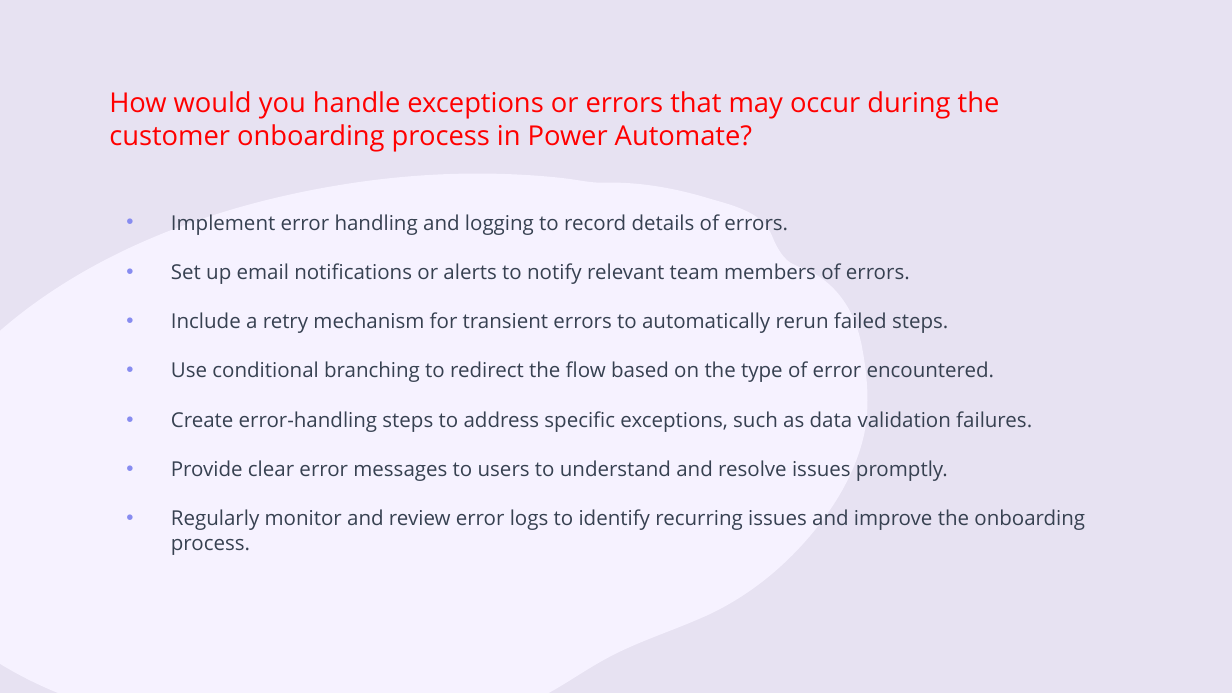
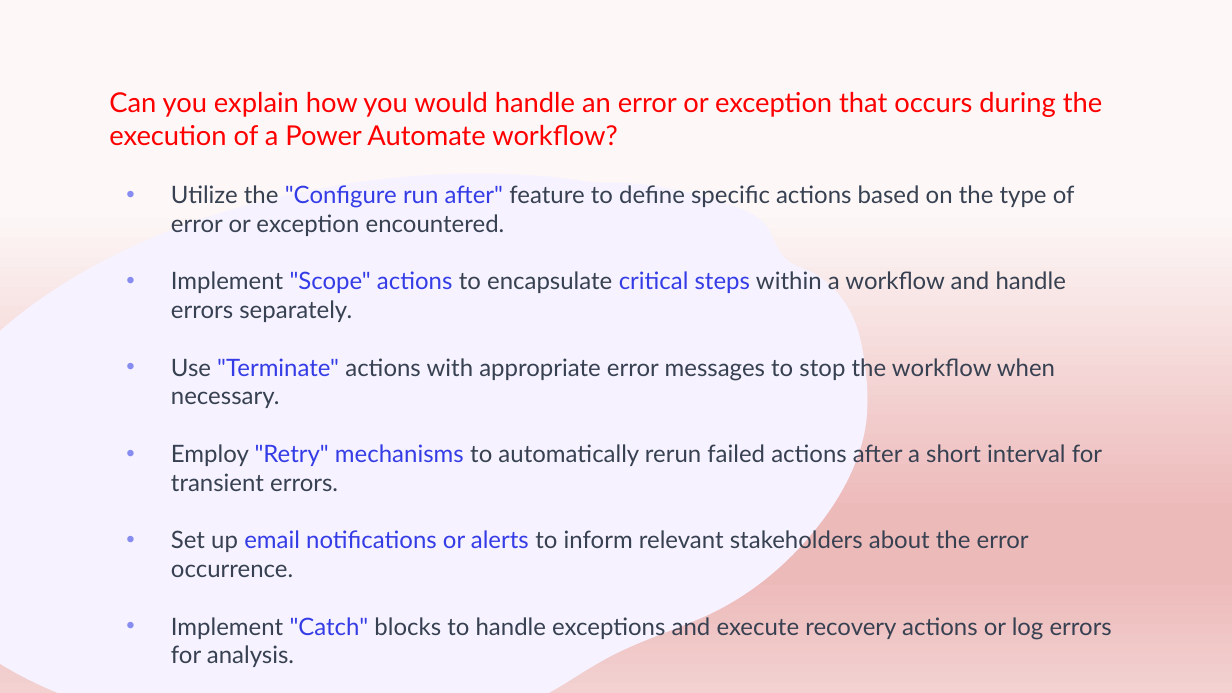
Before and after one commit to Sachinsatya/Data-Analytics-Content-and-Notes, a slide deck: slide 4 of Power Automate.pptx (slide 2 before the commit). Drawn at 1232x693 pixels with LibreOffice and Linux fonts; fonts in the diff are those of the drawing. Boxes give left, top, right and bottom in pixels: in the first picture for what was removed or moved away, otherwise in the second. Text is boxed around its words. In the diff, an @@ line names an element or a change of style, - is before the commit and + after.

```diff
--- a/Power Automate.pptx
+++ b/Power Automate.pptx
@@ background #E7E2F2 to gradient #FDF7F7 to #EDBABA to #F3D1D1 @@
@@ title at (109, 92, 1102, 146): text changed; font Open Sans to Lato @@
-How would you handle exceptions or errors that may occur during the customer onboarding process in Power Automate?
+Can you explain how you would handle an error or exception that occurs during the execution of a Power Automate workflow?
@@ text at (171, 185, 1112, 667): text changed; size 12 to 14 pt; font Open Sans to Lato @@
-• Implement error handling and logging to record details of errors.
-• Set up email notifications or alerts to notify relevant team members of errors.
-• Include a retry mechanism for transient errors to automatically rerun failed steps.
-• Use conditional branching to redirect the flow based on the type of error encountered.
-• Create error-handling steps to address specific exceptions, such as data validation failures.
-• Provide clear error messages to users to understand and resolve issues promptly.
-• Regularly monitor and review error logs to identify recurring issues and improve the onboarding process.
+• Utilize the "Configure run after" feature to define specific actions based on the type of error or exception encountered.
+• Implement "Scope" actions to encapsulate critical steps within a workflow and handle errors separately.
+• Use "Terminate" actions with appropriate error messages to stop the workflow when necessary.
+• Employ "Retry" mechanisms to automatically rerun failed actions after a short interval for transient errors.
+• Set up email notifications or alerts to inform relevant stakeholders about the error occurrence.
+• Implement "Catch" blocks to handle exceptions and execute recovery actions or log errors for analysis.
+• Regularly monitor and review error logs to identify recurring issues and optimize the workflow.
```
Also in this commit, not shown: 2 other slides changed, 4 slides added, 3 slides removed, 5 other files.
